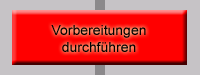
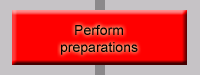
The second 200x75 image is a revision of the first. Changes to its layers:
renamed "Vorbereitungen durchführen" to "Perform preparations", painted on it over [51, 25, 146, 55]
